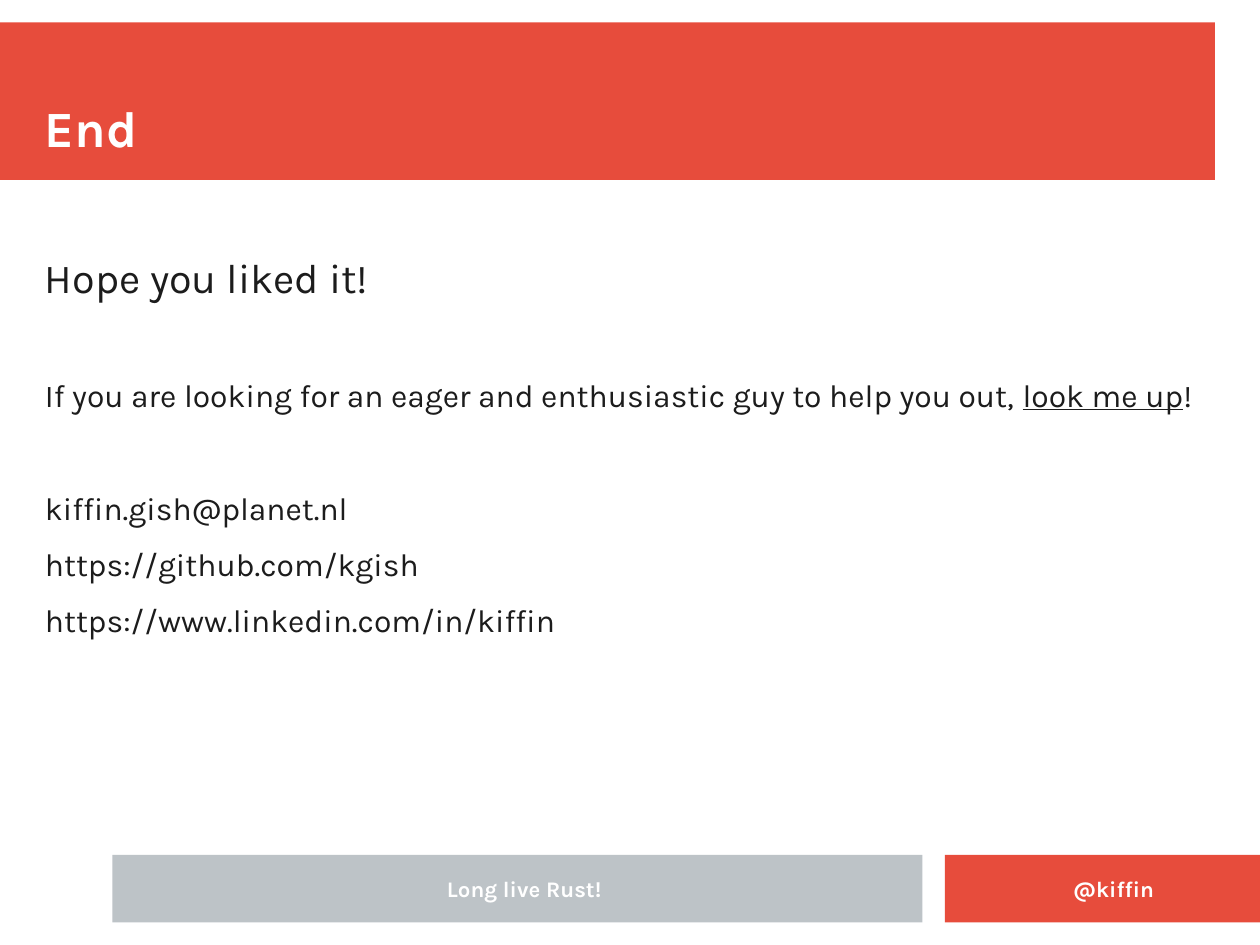
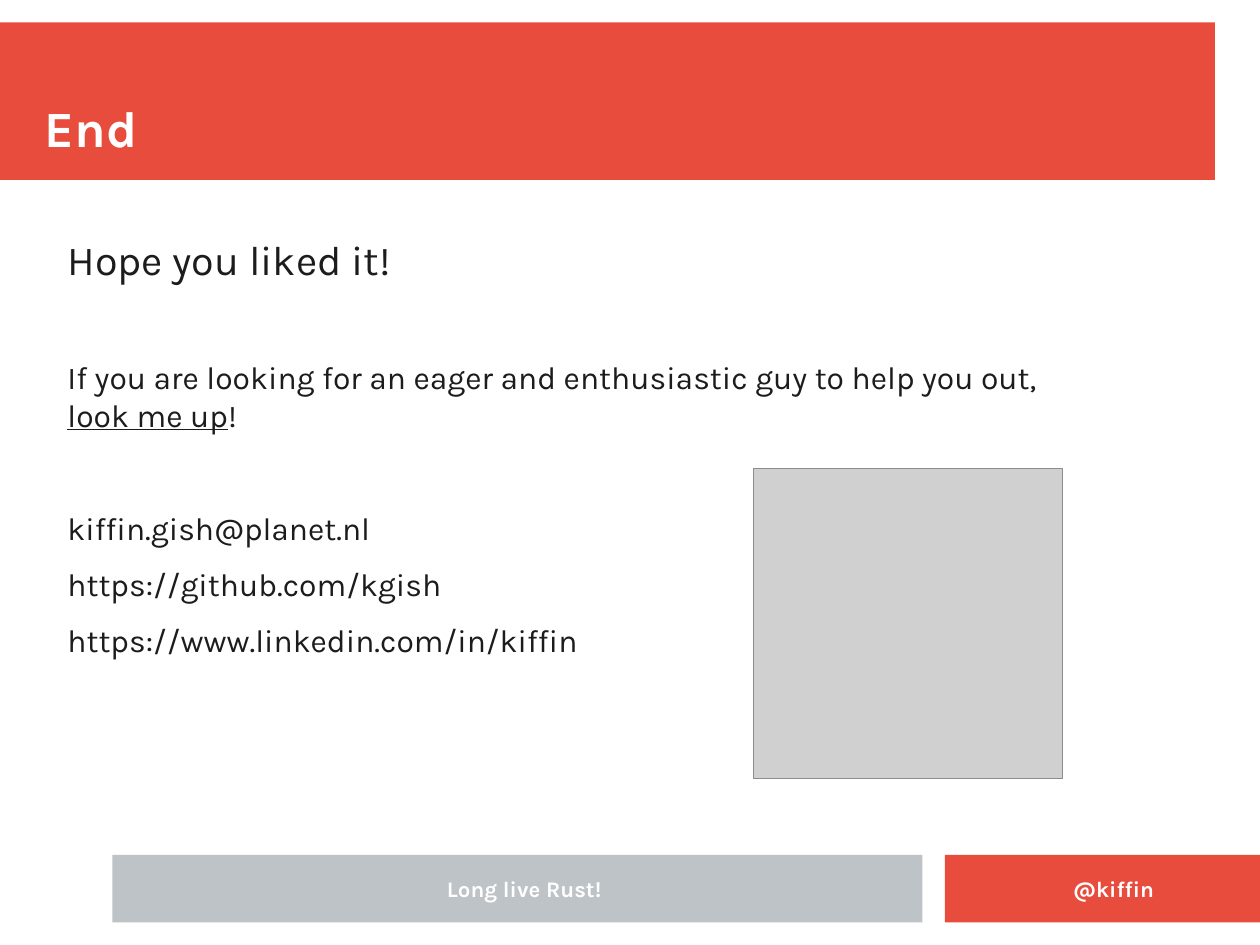
Before and after one commit to kgish/rust-node-addon-template, a slide deck: slide 33 of presentation/Embedding-Rust-in-NodeJS-applications.odp (slide 30 before the commit). Drawn at 1260x945 pixels with LibreOffice and Linux fonts; fonts in the diff are those of the drawing; grey boxes stand for pictures; background and template pictures are left out. Boxes give left, top, right and bottom in pixels: in the first picture for what was removed or moved away, otherwise in the second. Text is boxed around its words. In the diff, an @@ line names an element or a change of style, - is before the commit and + after.

```diff
--- a/presentation/Embedding-Rust-in-NodeJS-applications.odp
+++ b/presentation/Embedding-Rust-in-NodeJS-applications.odp
@@ text "Hope you liked it!" rewrapped from (45,264,1192,640) to (67,246,1036,660) @@
@@ picture added at (753,469,1063,779) @@
```
Also in this commit, not shown: 8 other slides changed, 3 slides added, 1 other file.
